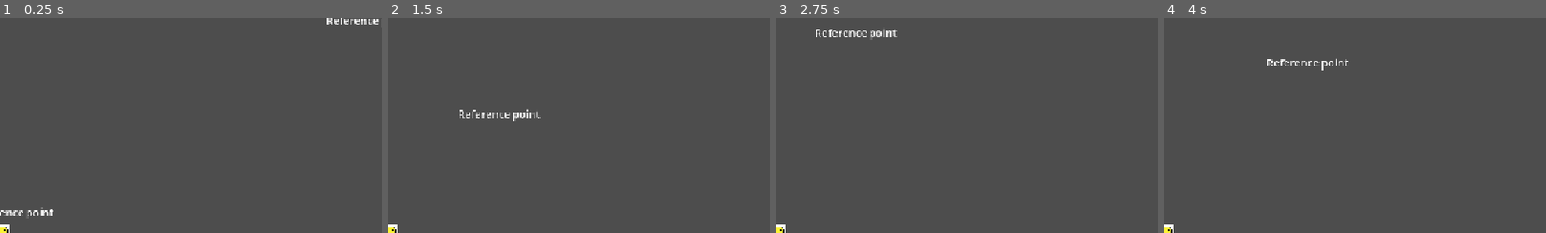
Above: before the commit, frames 1-4 (left to right).
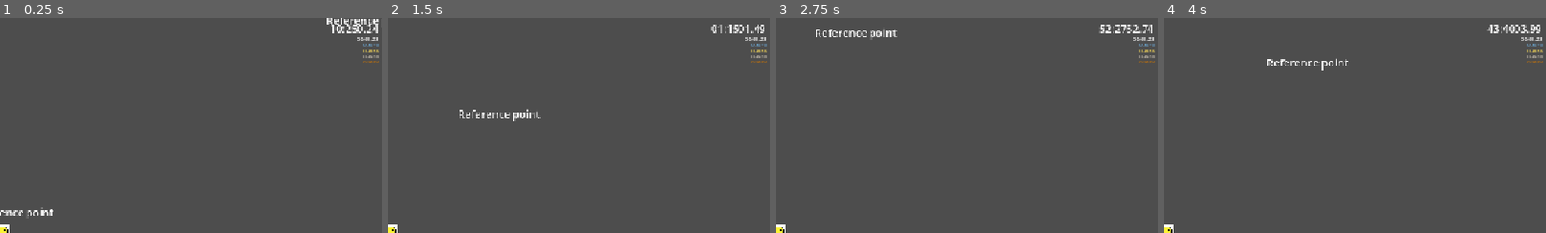
Above: after the commit, the same moments.

Repository: robplaysmusic-bit/dizzy-dash
Game: Godot game, scene res://levels/level-1.tscn
The game is run twice, just before and just after one commit, with the same random seed, the same clock (stepped at 60 frames per second) and the same inputs.
Inputs (mouse positions are % of the whole screen's width and height, from its top left):
- Up to frame 1 (0.25 s): no input
- Up to frame 2 (1.5 s): tap Enter at 0.5 s; move the mouse to (72, 45) at 0.52 s; hold D (right) 0.53-1.25 s; tap Backspace at 0.6 s; click (72, 45) at 0.67 s; drag from (30, 55) to (45, 70) at 1.27 s
- Up to frame 3 (2.75 s): move the mouse to (60, 28) at 2.02 s; hold D (right) from 2.03 s (still down); tap F at 2.1 s
- Up to frame 4 (4 s): release D (right) at 2.75 s; drag from (45, 70) to (20, 35) at 2.77 s; move the mouse to (80, 65) at 3.52 s; hold A (left) from 3.53 s (still down); tap Z at 3.6 s
The pictures show only the part of the screen within x 50-100%, y 0-50%; the shares and areas given below are measured in that part.

The runs differ from the first frame. In frame 1, 0.5% of the frame differs, in the area x 86-100%, y 3-21%; in frame 2, 0.5%; in frame 3, 0.5%; in frame 4, 0.6%, in the area x 84-100%, y 3-21%.

Commit message:
WIP timer stuff

Diff:
--- a/levels/level-1.tscn
+++ b/levels/level-1.tscn
@@ -1,8 +1,11 @@
 [gd_scene format=3 uid="uid://dovybpy6nl3r4"]
 
+[ext_resource type="Script" uid="uid://dhdjbp8km7dxy" path="res://levels/level.gd" id="1_471vb"]
 [ext_resource type="PackedScene" uid="uid://ckvc7ptveurqo" path="res://player/player.tscn" id="1_gp3yc"]
+[ext_resource type="PackedScene" uid="uid://dwipdyy12kdpv" path="res://menus/timer_ui.tscn" id="2_68uyt"]
 
 [node name="Level1" type="Node2D" unique_id=938879597]
+script = ExtResource("1_471vb")
 
 [node name="Player" parent="." unique_id=715659999 instance=ExtResource("1_gp3yc")]
 position = Vector2(3.8955536, 6.149603)
@@ -43,3 +46,5 @@
 offset_right = -494.0
 offset_bottom = 333.0
 text = "Reference point"
+
+[node name="TimerUI" parent="." unique_id=1665238461 instance=ExtResource("2_68uyt")]
--- /dev/null
+++ b/levels/level.gd
@@ -0,0 +1,11 @@
+class_name Level extends Node2D
+
+
+# Called when the node enters the scene tree for the first time.
+func _ready() -> void:
+	pass # Replace with function body.
+
+
+# Called every frame. 'delta' is the elapsed time since the previous frame.
+func _process(delta: float) -> void:
+	pass
--- /dev/null
+++ b/menus/timer_ui.gd
@@ -0,0 +1,30 @@
+extends CanvasLayer
+
+var actual_seconds_elapsed : float = 0
+var time_multiplier : float = 1.0
+
+@onready var current_time: Label = $MarginContainer/VBoxContainer/CurrentTime
+@onready var personal_best: Label = $MarginContainer/VBoxContainer/PersonalBest
+@onready var platinum_time: Label = $MarginContainer/VBoxContainer/PlatinumTime
+@onready var gold_time: Label = $MarginContainer/VBoxContainer/GoldTime
+@onready var silver_time: Label = $MarginContainer/VBoxContainer/SilverTime
+@onready var bronze_time: Label = $MarginContainer/VBoxContainer/BronzeTime
+
+# Called when the node enters the scene tree for the first time.
+func _ready() -> void:
+	var dizziness = DizzyManager.get_dizziness()
+	time_multiplier += dizziness
+
+
+# Called every frame. 'delta' is the elapsed time since the previous frame.
+func _process(delta: float) -> void:
+	actual_seconds_elapsed += delta
+
+	# Format seconds into Minutes:Seconds (MM:SS)
+	var seconds_displayed : int = actual_seconds_elapsed * time_multiplier
+	var minutes_displayed : int = seconds_displayed % 60
+	var millisconds_displayed : int = ((actual_seconds_elapsed * time_multiplier) - seconds_displayed) * 100
+
+
+	# Update the UI label text using zero padding
+	current_time.text = "%02d:%02d.%02d" % [minutes_displayed, seconds_displayed, millisconds_displayed]
--- /dev/null
+++ b/menus/timer_ui.tscn
@@ -0,0 +1,59 @@
+[gd_scene format=3 uid="uid://dwipdyy12kdpv"]
+
+[ext_resource type="Script" uid="uid://ckku2j5p3rmu2" path="res://menus/timer_ui.gd" id="1_xh811"]
+
+[node name="TimerUI" type="CanvasLayer" unique_id=1665238461]
+script = ExtResource("1_xh811")
+
+[node name="MarginContainer" type="MarginContainer" parent="." unique_id=929891175]
+anchors_preset = 1
+anchor_left = 1.0
+anchor_right = 1.0
+offset_left = -40.0
+offset_bottom = 40.0
+grow_horizontal = 0
+theme_override_constants/margin_top = 4
+theme_override_constants/margin_right = 6
+
+[node name="VBoxContainer" type="VBoxContainer" parent="MarginContainer" unique_id=156536038]
+layout_mode = 2
+theme_override_constants/separation = -1
+
+[node name="CurrentTime" type="Label" parent="MarginContainer/VBoxContainer" unique_id=74424743]
+layout_mode = 2
+text = "00:05.22"
+horizontal_alignment = 2
+
+[node name="PersonalBest" type="Label" parent="MarginContainer/VBoxContainer" unique_id=1622982291]
+layout_mode = 2
+theme_override_font_sizes/font_size = 8
+text = "00:05.22"
+horizontal_alignment = 2
+
+[node name="PlatinumTime" type="Label" parent="MarginContainer/VBoxContainer" unique_id=924877319]
+layout_mode = 2
+theme_override_colors/font_color = Color(0.4421315, 0.70167494, 0.8918543, 0.9882353)
+theme_override_font_sizes/font_size = 6
+text = "00:15.23"
+horizontal_alignment = 2
+
+[node name="GoldTime" type="Label" parent="MarginContainer/VBoxContainer" unique_id=694413446]
+layout_mode = 2
+theme_override_colors/font_color = Color(0.9995473, 0.8750357, 0.34664792, 1)
+theme_override_font_sizes/font_size = 6
+text = "00:20.56"
+horizontal_alignment = 2
+
+[node name="SilverTime" type="Label" parent="MarginContainer/VBoxContainer" unique_id=2010341381]
+layout_mode = 2
+theme_override_colors/font_color = Color(0.8117647, 0.77254903, 0.70980394, 1)
+theme_override_font_sizes/font_size = 6
+text = "00:25.98"
+horizontal_alignment = 2
+
+[node name="BronzeTime" type="Label" parent="MarginContainer/VBoxContainer" unique_id=461037683]
+layout_mode = 2
+theme_override_colors/font_color = Color(0.7672467, 0.4495191, 0.030679695, 1)
+theme_override_font_sizes/font_size = 6
+text = "00:32.00"
+horizontal_alignment = 2
Not shown, added: levels/level.gd.uid
Not shown, added: menus/timer_ui.gd.uid
